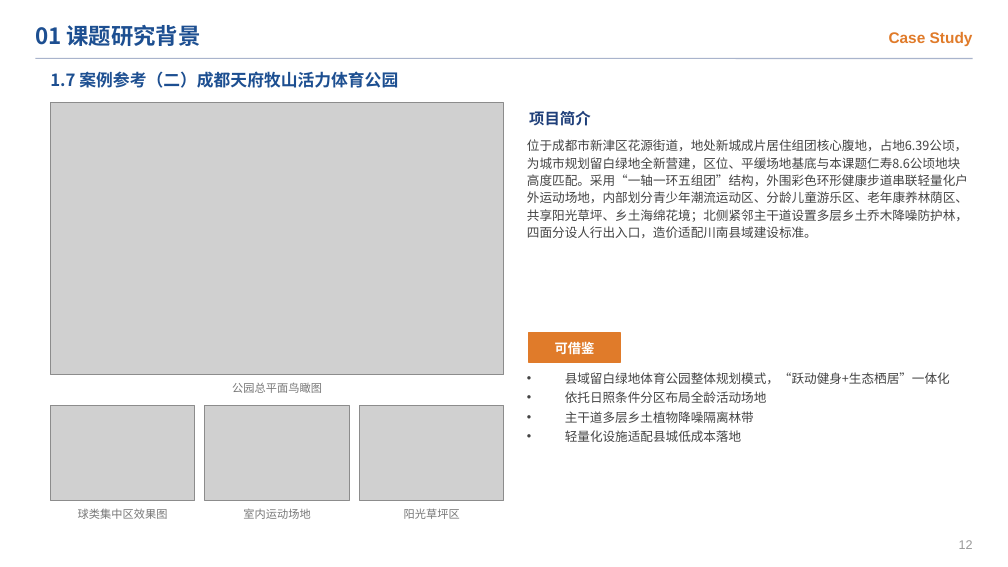
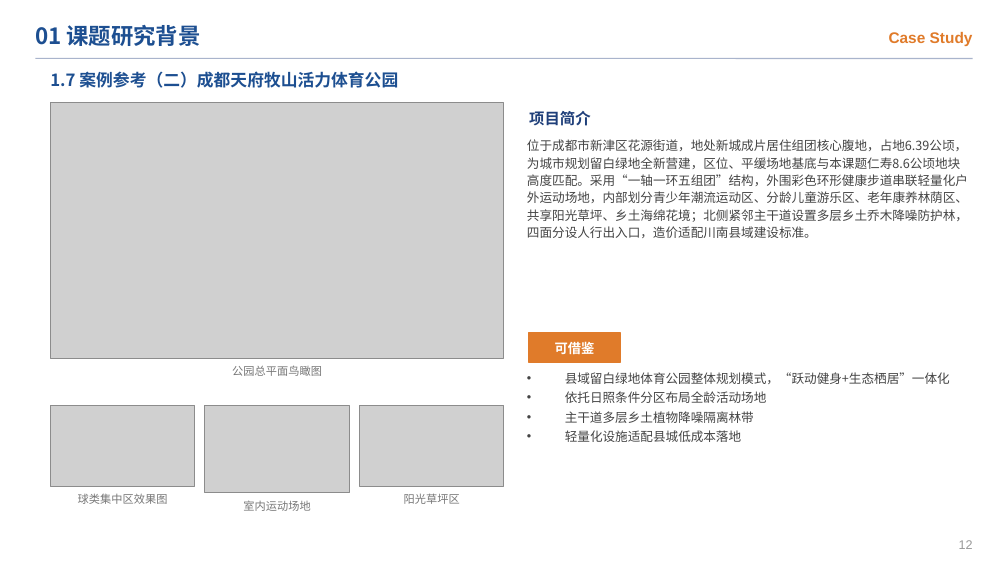
Before and after one commit to chun96309-cloud/lxfs, a slide deck: slide 14 of 跃动栖园_开题答辩PPT.pptx. Drawn at 1008x567 pixels with LibreOffice and Linux fonts; fonts in the diff are those of the drawing; grey boxes stand for pictures. Boxes give left, top, right and bottom in pixels: in the first picture for what was removed or moved away, otherwise in the second. Text is boxed around its words. In the diff, an @@ line names an element or a change of style, - is before the commit and + after.

```diff
--- a/跃动栖园_开题答辩PPT.pptx
+++ b/跃动栖园_开题答辩PPT.pptx
@@ picture: place and size @@
-picture at bbox=[50, 103, 504, 375]
+picture at bbox=[50, 103, 504, 358]
@@ 3 texts: place and size @@
-3 texts at bbox=[78, 382, 460, 519]
+3 texts at bbox=[78, 365, 460, 504]
@@ picture: place and size @@
-picture at bbox=[50, 405, 195, 501]
+picture at bbox=[50, 405, 195, 487]
@@ picture: place and size @@
-picture at bbox=[205, 405, 349, 501]
+picture at bbox=[205, 405, 349, 493]
@@ picture: place and size @@
-picture at bbox=[360, 405, 504, 501]
+picture at bbox=[360, 405, 504, 487]
@@ text "室内运动场地": place and size @@
-text "室内运动场地" at bbox=[243, 508, 310, 519]
+text "室内运动场地" at bbox=[243, 500, 310, 511]
```
Also in this commit, not shown: 38 other slides changed, 1 slide added, 9 other files.
